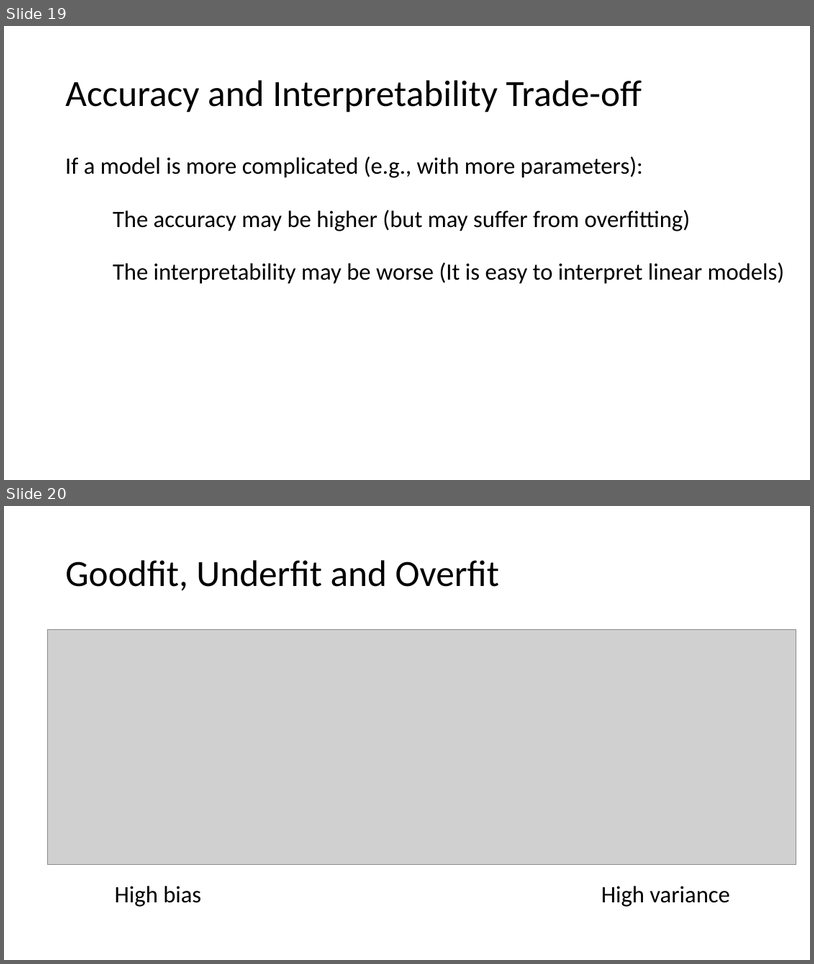
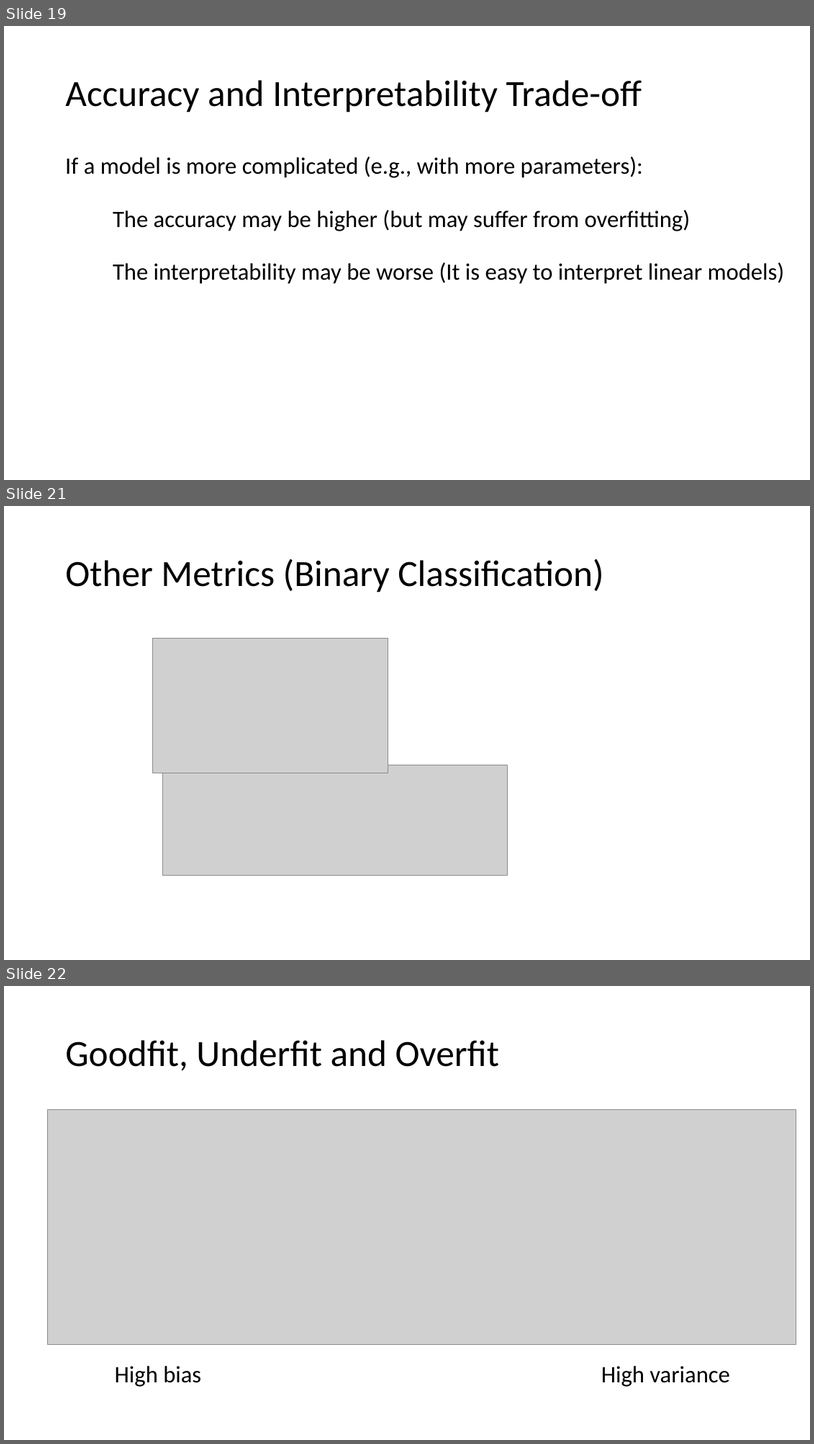
Before and after one commit to tianzheng4/tianzheng4.github.io, a slide deck: _umkc-teaching/slides/Lecture2 - Statistical Learning.pptx. Shown one above the other, each under a label of ours: slides 19 and 20 before the commit, slides 19, 21 and 22 after it; the slides between them are not shown. The pictures are 814x964 and 814x1444 pixels, drawn with LibreOffice and Linux fonts; fonts in the diff are those of the drawing; grey boxes stand for pictures. Boxes give left, top, right and bottom in pixels: in the first picture for what was removed or moved away, otherwise in the second. Text is boxed around its words. In the diff, an @@ line names an element or a change of style, - is before the commit and + after.

```diff
--- a/_umkc-teaching/slides/Lecture2 - Statistical Learning.pptx
+++ b/_umkc-teaching/slides/Lecture2 - Statistical Learning.pptx
@@ slide 21 added at (4,506,810,960), background #FFFFFF @@
@@ title added at (65,559,604,592), 44 pt, text #000000 @@
+Other Metrics (Binary Classification)
@@ picture added at (153,638,388,773) @@
@@ picture added at (162,764,507,875) @@
@@ what was slide 20 is now slide 22 @@
```
Also in this commit, not shown: 1 slide changed, 1 other slide added.
